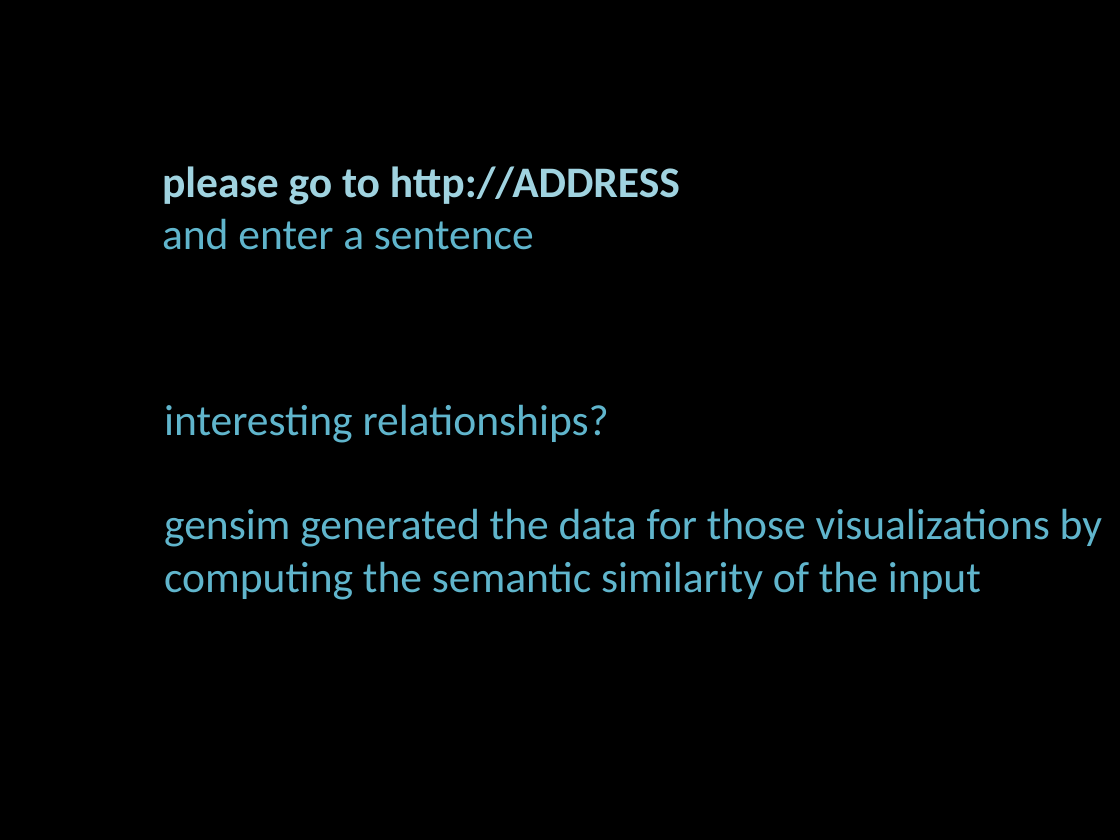
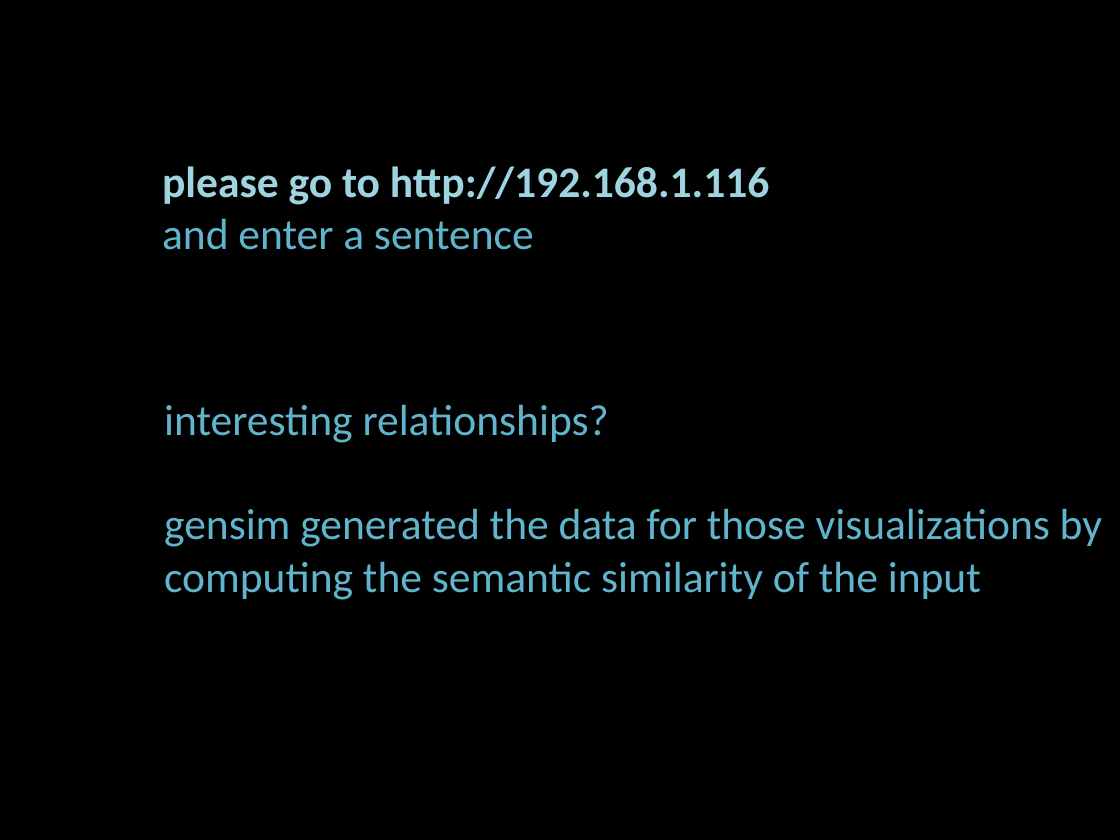
Before and after one commit to sandinmyjoints/gensimtalk, a slide deck: slide 2 of gensim_presentation_wb.pptx. Drawn at 1120x840 pixels with LibreOffice and Linux fonts; fonts in the diff are those of the drawing. Boxes give left, top, right and bottom in pixels: in the first picture for what was removed or moved away, otherwise in the second. Text is boxed around its words. In the diff, an @@ line names an element or a change of style, - is before the commit and + after.

```diff
--- a/gensim_presentation_wb.pptx
+++ b/gensim_presentation_wb.pptx
@@ text at (x1=162, y1=166, x2=769, y2=205): text changed @@
-please go to http://ADDRESS
+please go to http://192.168.1.116
```
Also in this commit, not shown: 3 other slides changed.
